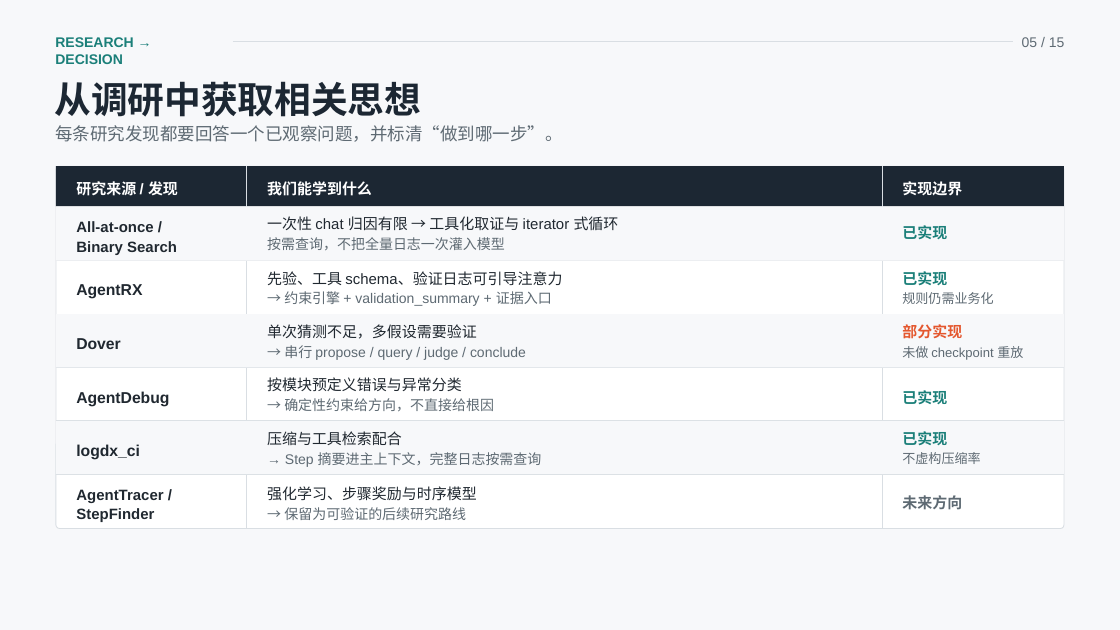
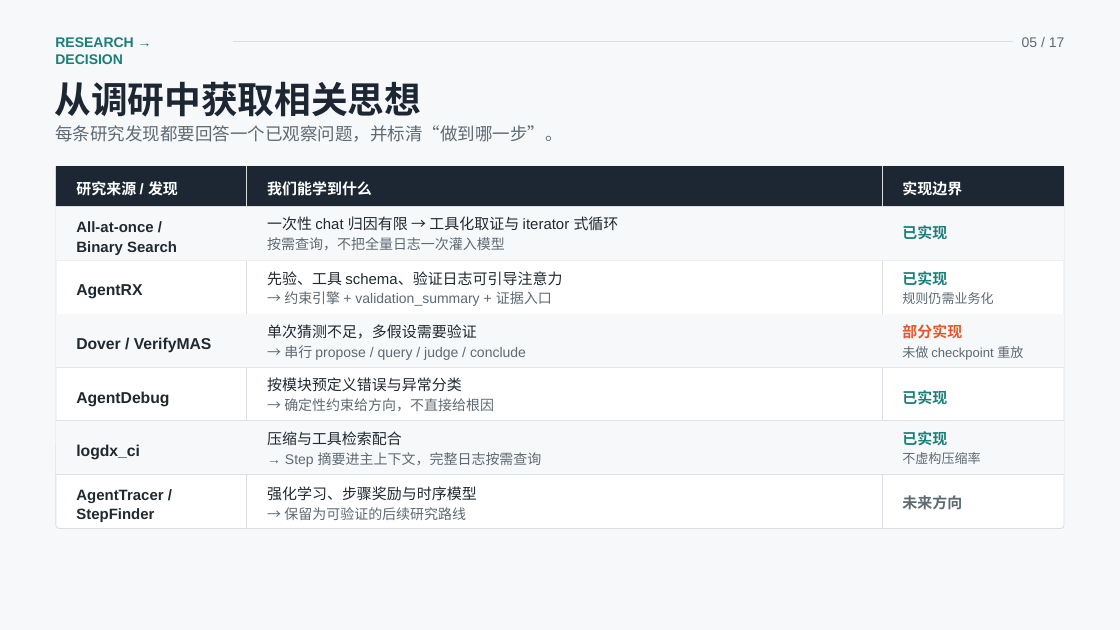
Before and after one commit to Iwtbs27/internship-project-introduction, a slide deck: slide 5 of PPT-MetaGPT/PPT-MetaGPT归因Agent/吕辉煌：归因Agent-PPT.pptx. Drawn at 1120x630 pixels with LibreOffice and Linux fonts; fonts in the diff are those of the drawing. Boxes give left, top, right and bottom in pixels: in the first picture for what was removed or moved away, otherwise in the second. Text is boxed around its words. In the diff, an @@ line names an element or a change of style, - is before the commit and + after.

```diff
--- a/PPT-MetaGPT/PPT-MetaGPT归因Agent/吕辉煌：归因Agent-PPT.pptx
+++ b/PPT-MetaGPT/PPT-MetaGPT归因Agent/吕辉煌：归因Agent-PPT.pptx
@@ text at [1022,37,1065,47]: text changed @@
-05 / 15
+05 / 17
@@ text at [76,337,212,353]: text changed @@
-Dover
+Dover / VerifyMAS
```
Also in this commit, not shown: 13 other slides changed, 2 slides added, 1 slide removed, 8 other files.
